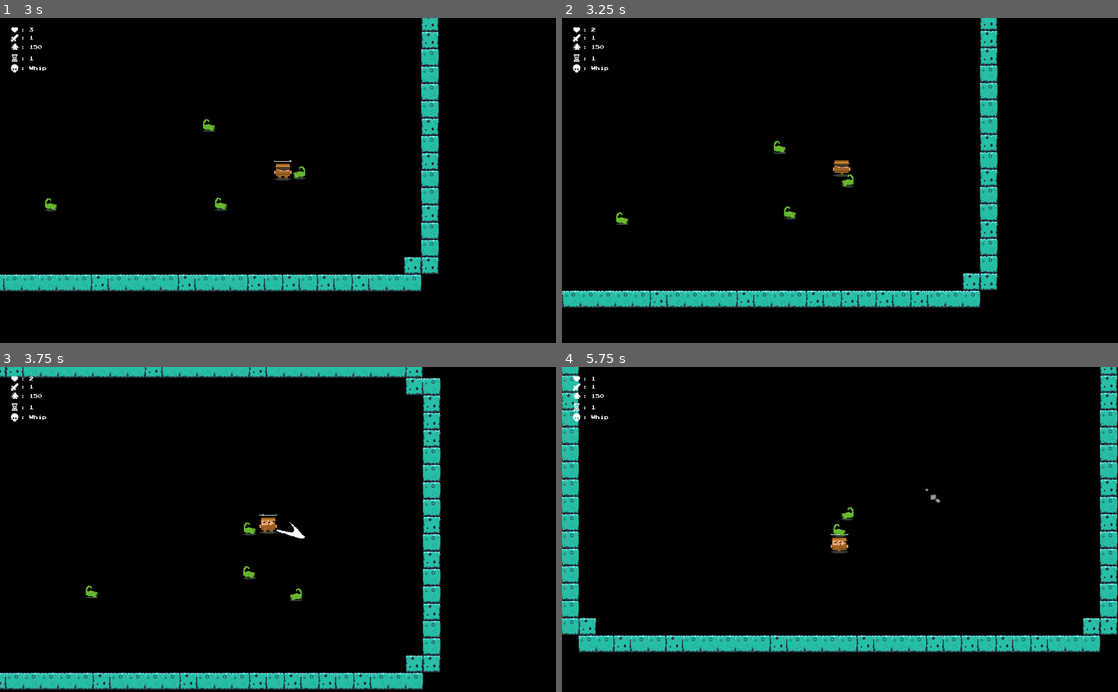
Above: before the commit, frames 1-4 (two rows, left to right).
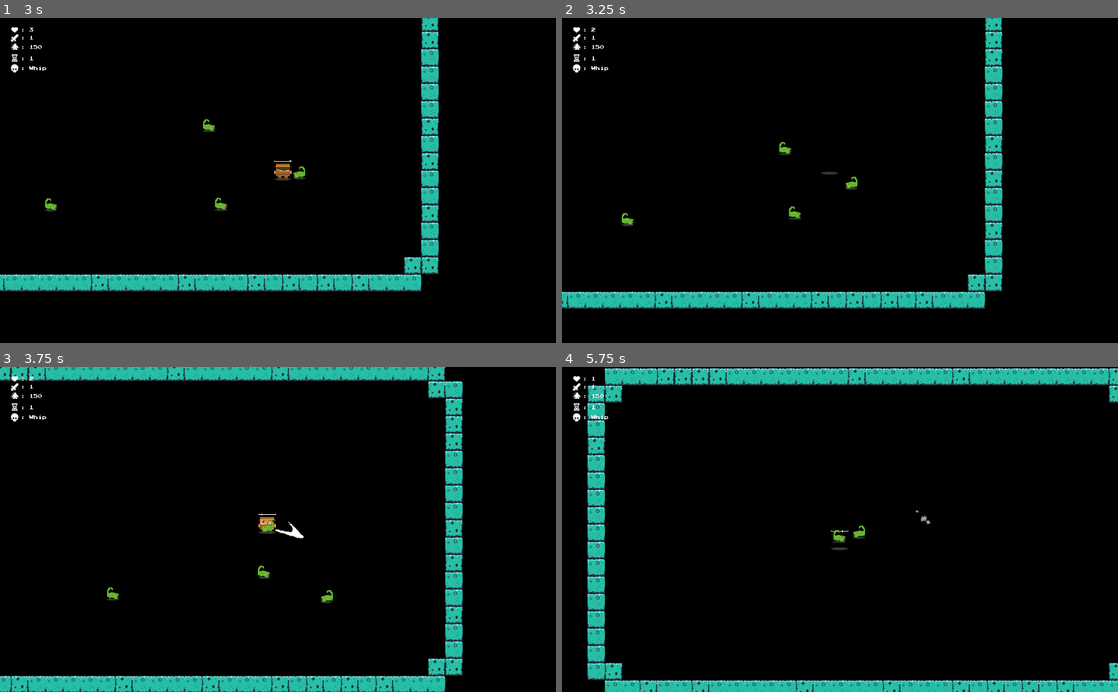
Above: after the commit, the same moments.

Repository: mcerdeira/curse-of-the-rogue
Game: Godot game, scene res://scenes/Main.tscn
Same seed, same stepped clock (60 frames per second), same inputs: the game is played once before the commit and once after it.
Inputs (mouse positions are in pixels of both pictures, inside the frame that each line leads up to):
- Up to frame 1 (3 s): move the mouse to (400, 164) at 0.52 s; press the mouse at (400, 164) at 0.53 s; hold D (right) 0.53-1.28 s; move the mouse to (166, 196) at 1.27 s; release the mouse at (166, 196) at 1.28 s; hold S (down) 1.28-2.03 s; right-click (166, 196) at 1.35 s; move the mouse to (333, 109) at 2.02 s; press the mouse at (333, 109) at 2.03 s; hold D (right) 2.03-2.78 s; move the mouse to (250, 245) at 2.77 s; release the mouse at (250, 245) at 2.78 s; hold W (up) from 2.78 s (still down); right-click (250, 245) at 2.85 s
- Up to frame 2 (3.25 s): keep holding W (up)
- Up to frame 3 (3.75 s): move the mouse to (444, 578) at 3.52 s; release W (up) at 3.53 s; press the mouse at (444, 578) at 3.53 s; hold A (left) from 3.53 s (still down)
- Up to frame 4 (5.75 s): move the mouse to (673, 480) at 4.27 s; release the mouse at (673, 480) at 4.28 s; right-click (673, 480) at 4.35 s; move the mouse to (867, 529) at 5.02 s; release A (left) at 5.03 s; press the mouse at (867, 529) at 5.03 s; hold S (down) from 5.03 s (still down)

Frame 1 is identical in both runs. In frame 2, 5.0% of the frame differs, in the area x 0-80%, y 0-90%; in frame 3, 11%; in frame 4, 22%, in the area x 0-100%, y 0-100%.

Commit message:
Mejor efecto al ser golpeado

Diff:
--- a/src/scenes/Enemy.gd
+++ b/src/scenes/Enemy.gd
@@ -86,4 +86,4 @@
 
 func _on_area_body_entered(body):
 	if body.is_in_group("players"):
-		body.hit(dmg)
+		body.hit(dmg, self)
--- a/src/scenes/Enemy.tscn
+++ b/src/scenes/Enemy.tscn
@@ -45,7 +45,6 @@
 [node name="sprite" type="AnimatedSprite" parent="."]
 frames = SubResource( 2 )
 animation = "scorpion"
-frame = 2
 playing = true
 
 [node name="collider2" type="CollisionShape2D" parent="."]
--- a/src/scenes/Player.gd
+++ b/src/scenes/Player.gd
@@ -5,25 +5,34 @@
 var melee_rate_total = 1
 var melee_rate = 0
 var attack = 1
+var hit_ttl = 0
+var hit_ttl_total = 0.2
 var inv_time = 0
 var inv_time_total = 1.2
+var inv_togg_total = 0.1
+var inv_togg = 0
 var whip_inst = null
 var whip = preload("res://scenes/Whip.tscn")
 var primary_wheapon = "Whip"
 var secondary_wheapon = ""
+var impulse = null
+var dead = false
 
 func _ready():
 	add_to_group("players")
 
-func hit(dmg):
+func hit(dmg, origin):
 	if inv_time <= 0:
+		$sprite.animation = "hit"
+		impulse = (origin.position - self.position).normalized()
 		inv_time = inv_time_total
+		hit_ttl = hit_ttl_total
+		inv_togg = 0
 		health -= dmg
-		if health <= 0:
-			die()
 
 func die():
-	pass
+	$sprite.animation = "dead"
+	dead = true
 
 func _physics_process(delta):
 	Global.primary_wheapon = primary_wheapon
@@ -32,8 +41,27 @@
 	Global.speed = speed
 	Global.health = health
 
+	if dead:
+		return
+
+	if hit_ttl > 0:
+		hit_ttl -= 1 * delta
+		if hit_ttl <= 0:
+			impulse = null
+
 	if inv_time > 0:
+		inv_togg += 1 * delta
+		if inv_togg >= inv_togg_total:
+			inv_togg = 0
+			$sprite.visible = !$sprite.visible
+
 		inv_time -= 1 * delta
+		if inv_time <= 0:
+			inv_time = 0
+			$sprite.animation = "default"
+			$sprite.visible = true
+			if health <= 0:
+				die()
 
 	var left = Input.is_action_pressed("left")
 	var right = Input.is_action_pressed("right")
@@ -83,7 +111,10 @@
 	elif up:
 		movement.y = -speed
 
-	movement = move_and_slide(movement, Vector2.UP)
+	if impulse:
+		move_and_slide((-speed*2) * impulse)
+	else:
+		movement = move_and_slide(movement, Vector2.UP)
 
 	if move:
 		if up:
--- a/src/scenes/Player.tscn
+++ b/src/scenes/Player.tscn
@@ -12,6 +12,8 @@
 [ext_resource path="res://sprites/player_shadow.png" type="Texture" id=10]
 [ext_resource path="res://sprites/melee_barr.png" type="Texture" id=11]
 [ext_resource path="res://sprites/melee_barr2.png" type="Texture" id=12]
+[ext_resource path="res://sprites/player_pass_spr_0.png" type="Texture" id=13]
+[ext_resource path="res://sprites/player_falling_spr_0.png" type="Texture" id=14]
 
 [sub_resource type="RectangleShape2D" id=1]
 
@@ -22,9 +24,19 @@
 "name": "back",
 "speed": 5.0
 }, {
+"frames": [ ExtResource( 13 ) ],
+"loop": true,
+"name": "dead",
+"speed": 5.0
+}, {
 "frames": [ ExtResource( 5 ), ExtResource( 1 ), ExtResource( 2 ), ExtResource( 3 ) ],
 "loop": true,
 "name": "default",
+"speed": 5.0
+}, {
+"frames": [ ExtResource( 14 ) ],
+"loop": true,
+"name": "hit",
 "speed": 5.0
 } ]
 
@@ -55,7 +67,7 @@
 
 [node name="sprite" type="AnimatedSprite" parent="."]
 frames = SubResource( 2 )
-frame = 1
+frame = 3
 playing = true
 
 [node name="Camera2D" type="Camera2D" parent="."]
Not shown: 1 places in src/scenes/Player.tscn that only renumber resources
Binary file added: src/sprites/player_falling_spr_0.png
Not shown, added: src/sprites/player_falling_spr_0.png.import
Binary file added: src/sprites/player_pass_spr_0.png
Not shown, added: src/sprites/player_pass_spr_0.png.import
